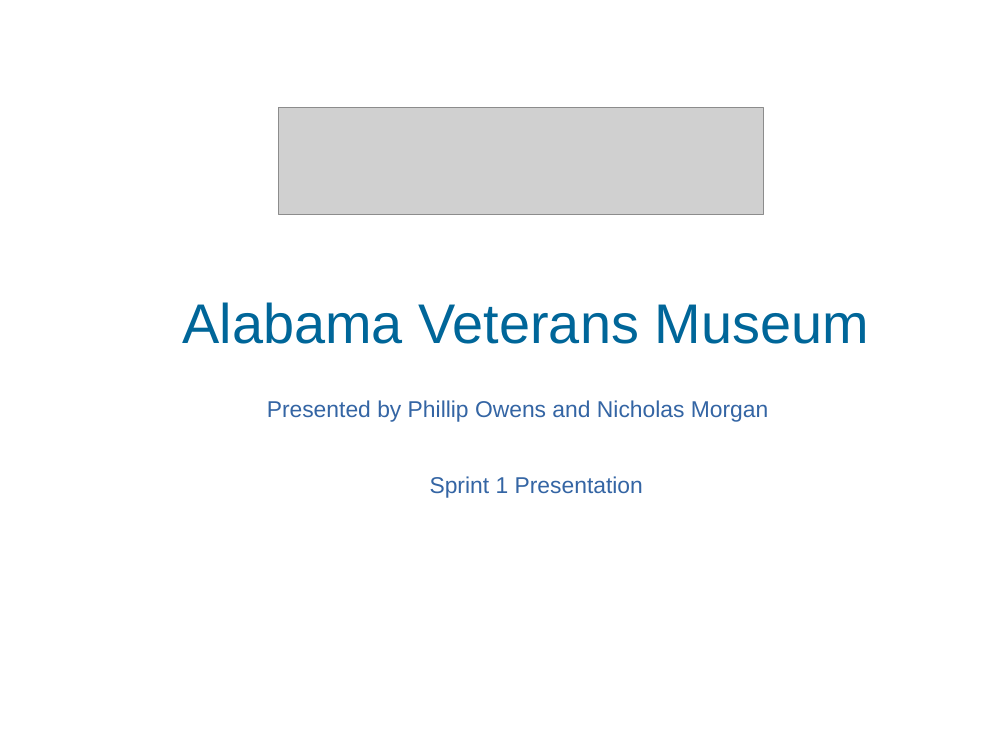
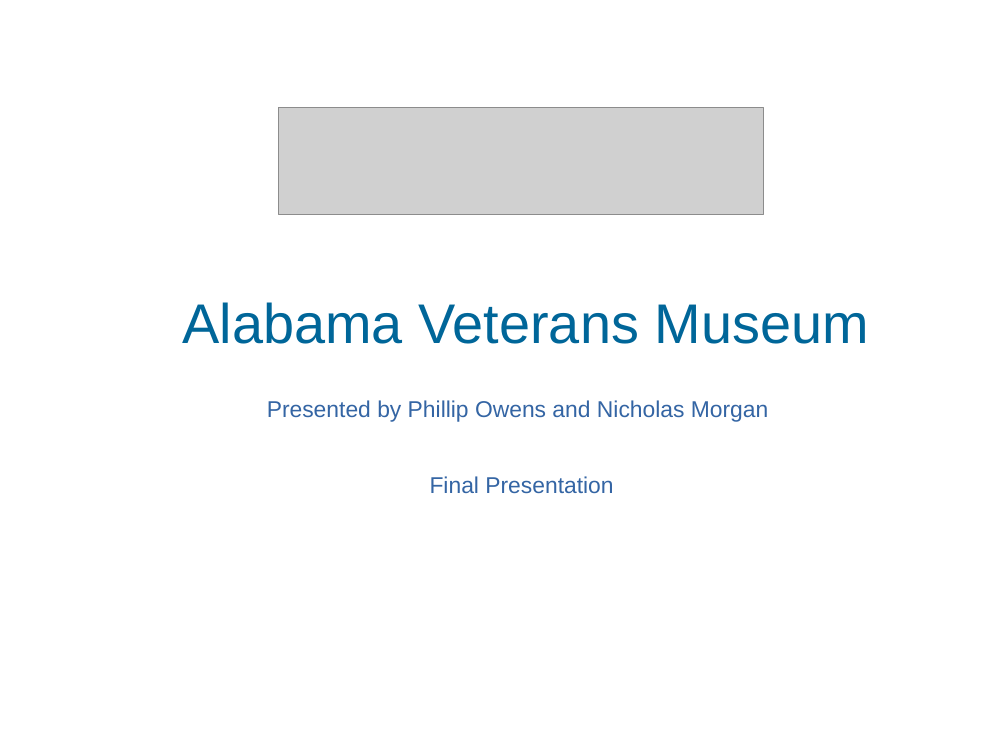
Before and after one commit to Dowens00/veteransmuseum, a slide deck: slide 1 of MiscFiles/Final Presentation V2.pptx. Drawn at 1008x756 pixels with LibreOffice and Linux fonts; fonts in the diff are those of the drawing; grey boxes stand for pictures; background and template pictures are left out. Boxes give left, top, right and bottom in pixels: in the first picture for what was removed or moved away, otherwise in the second. Text is boxed around its words. In the diff, an @@ line names an element or a change of style, - is before the commit and + after.

Commit message:
final presentation

```diff
--- a/MiscFiles/Final Presentation V2.pptx
+++ b/MiscFiles/Final Presentation V2.pptx
@@ text at box(430, 476, 613, 494): text changed @@
-Sprint 1 Presentation
+Final Presentation
```
Also in this commit, not shown: 1 other file.
